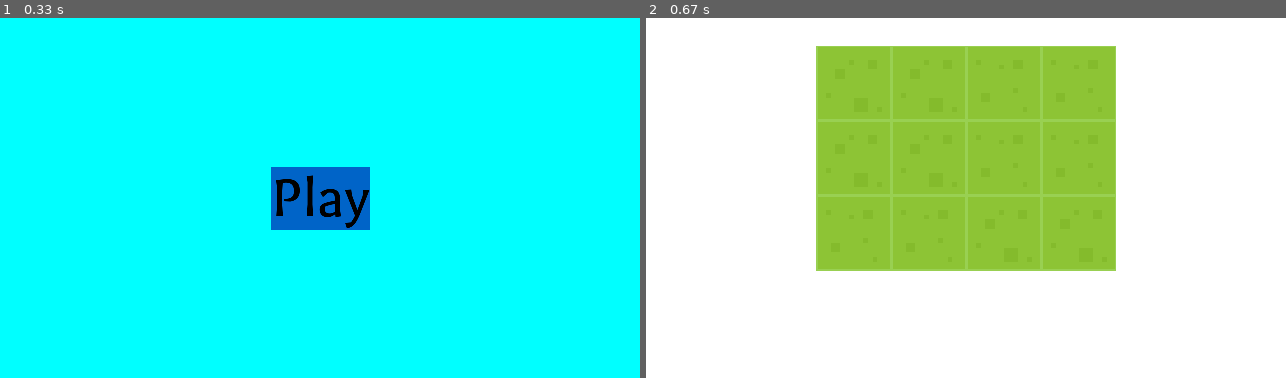
Above: before the commit, frames 1-2 (left to right).
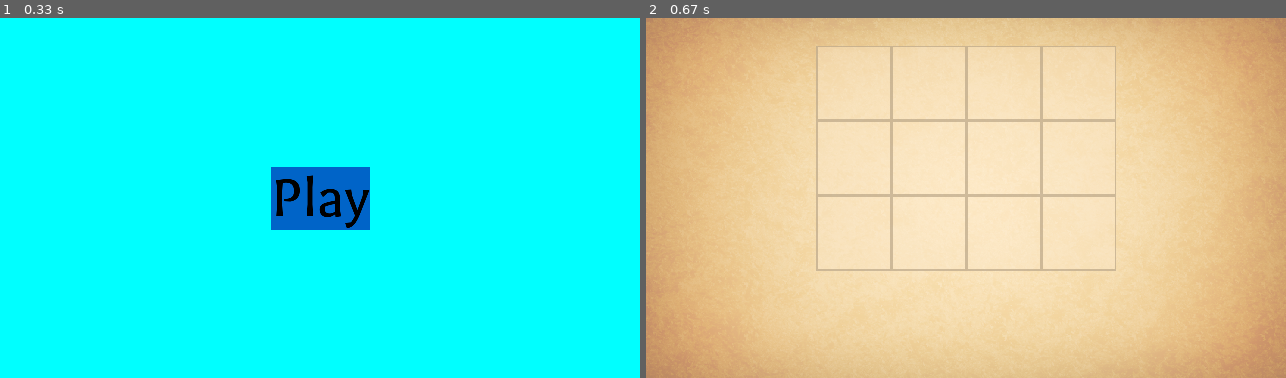
Above: after the commit, the same moments.

Repository: lightopa/Aiopa-Battles
Game: pygame game, started from run.py
Same seed, same stepped clock (60 frames per second), same inputs: the game is played once before the commit and once after it.
Inputs (mouse positions are in pixels of both pictures, inside the frame that each line leads up to):
- Up to frame 1 (0.33 s): no input
- Up to frame 2 (0.67 s): click (966, 198) at 0.38 s

Frame 1 is identical in both runs. In frame 2, 100% of the frame differs, in the area x 0-100%, y 0-100%.

Commit message:
Added background and changed art style
Added an old paper style background and made the board look more like an
old fashioned game board.

Diff:
--- a/gameItems.py
+++ b/gameItems.py
@@ -37,15 +37,20 @@
         super().__init__()
         sheet = SpriteSheet("assets/image/tiles.png", 6, 5)
         size = 150
+
+        self.border = py.Surface((size, size), py.SRCALPHA, 32).convert_alpha()
+        py.draw.rect(self.border, (255, 255, 255), (0, 0, size, size), 3)
         if style == "grass":
             self.image = sheet.images[random.choice([0, 5])]
+            self.border.fill((200, 255, 200, 50), special_flags=py.BLEND_RGBA_ADD)
+        if style == "board":
+            self.image = py.Surface((size, size), py.SRCALPHA, 32)
+            self.image.fill((250, 230, 200, 100))
+            self.border.fill((150, 130, 100, 150), special_flags=py.BLEND_RGBA_MIN)
+
         self.image = py.transform.scale(self.image, (size, size))
+        self.image.blit(self.border, (0, 0))
         self.rect = py.Rect(((640 - size*2) + pos[0] * size, (280 - size*1.5) + pos[1] * size), (size, size))
-
-        self.border = py.Surface((size, size), py.SRCALPHA, 32).convert_alpha()
-        py.draw.rect(self.border, (200, 255, 200), (0, 0, size, size), 3)
-        self.border.fill((255, 255, 255, 50), special_flags=py.BLEND_RGBA_MULT)
 
     def update(self):
         v.screen.blit(self.image, self.rect)
-        v.screen.blit(self.border, self.rect)
--- a/states.py
+++ b/states.py
@@ -103,15 +103,18 @@
         refresh()
 
 def game():
+    background = py.image.load("assets/image/paper.png")
+    background = py.transform.scale(background, (1280, 720))
     tiles = py.sprite.Group()
     for y in range(0, 3):
         for x in range(0, 4):
-            tiles.add(gameItems.tile((x, y), "grass"))
+            tiles.add(gameItems.tile((x, y), "board"))
     while True:
         py.event.pump()
         v.events = []
         v.events = py.event.get()
         v.clock.tick(60)
         v.screen.fill((255, 255, 255))
+        v.screen.blit(background, (0, 0))
         tiles.update()
         refresh()
Binary file added: assets/image/old-paper.jpg
Binary file added: assets/image/paper.png
